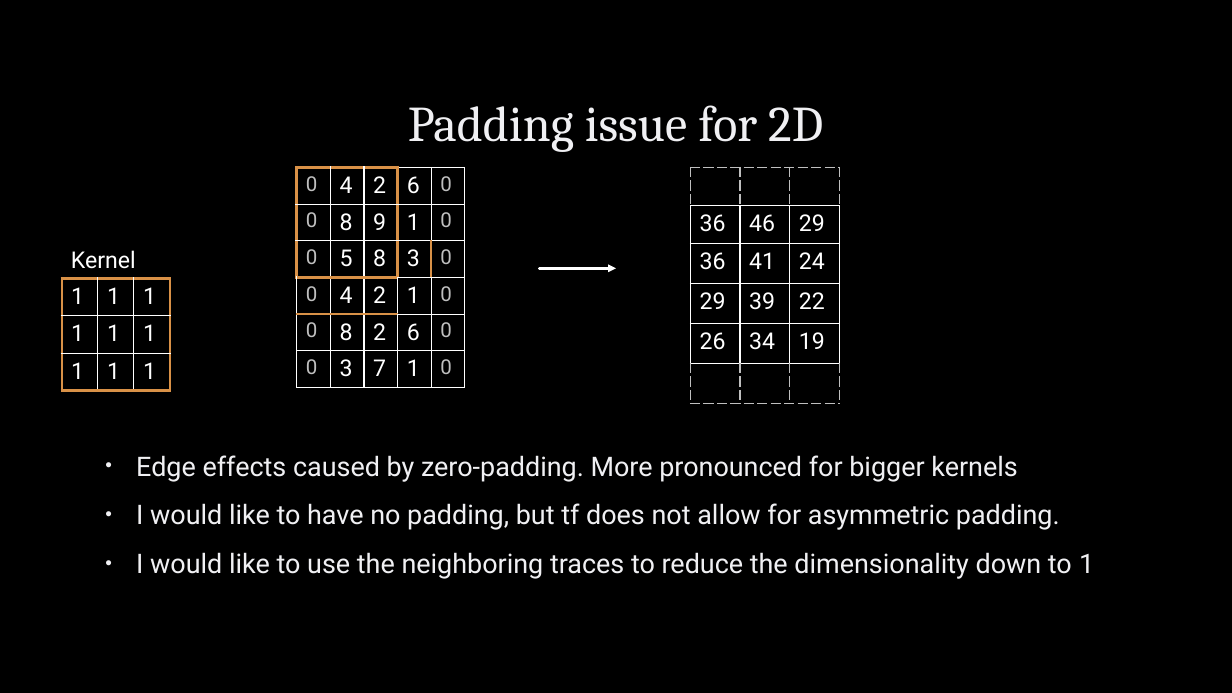
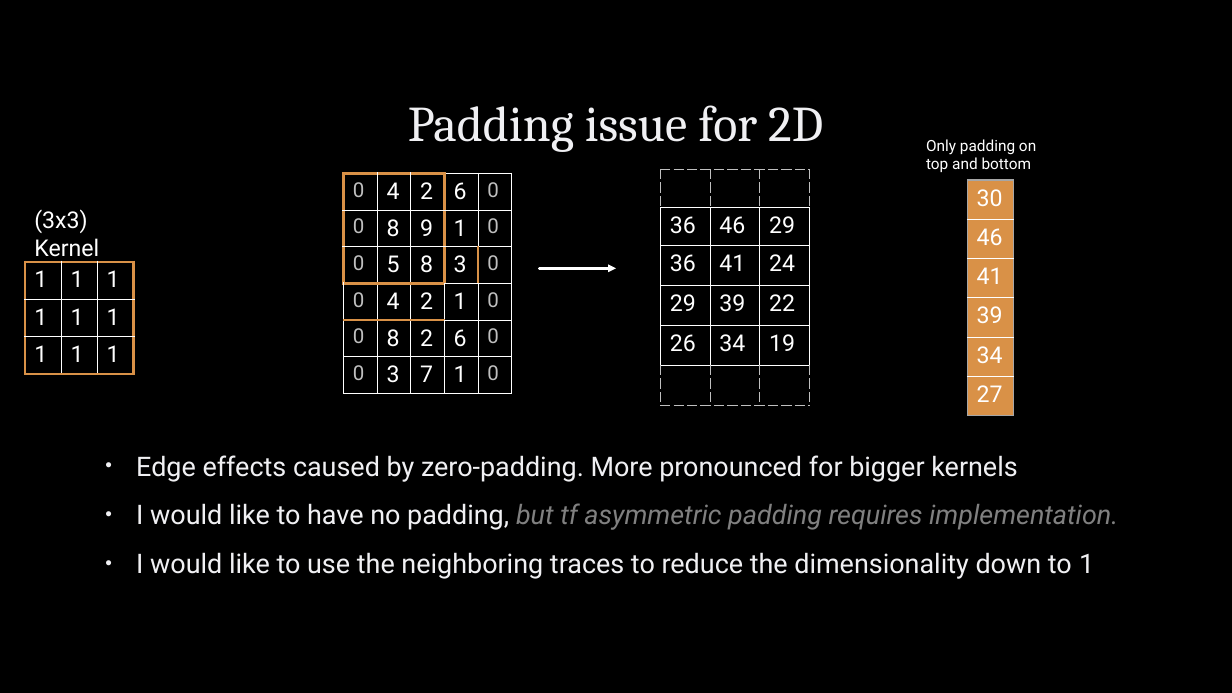
Before and after one commit to sjurmsc/MSC2023, a slide deck: slide 4 of Meeting Presentations/02.02.2023_General Meeting.pptx. Drawn at 1232x693 pixels with LibreOffice and Linux fonts; fonts in the diff are those of the drawing; background and template pictures are left out. Boxes give left, top, right and bottom in pixels: in the first picture for what was removed or moved away, otherwise in the second. Text is boxed around its words. In the diff, an @@ line names an element or a change of style, - is before the commit and + after.

```diff
--- a/Meeting Presentations/02.02.2023_General Meeting.pptx
+++ b/Meeting Presentations/02.02.2023_General Meeting.pptx
@@ text added at [926, 139, 1036, 172], 12 pt, text #FFFFFF @@
+Only padding on top and bottom
@@ table: place and size @@
-table at [297, 167, 463, 389]
+table at [344, 174, 510, 396]
@@ table: place and size @@
-table at [690, 167, 840, 403]
+table at [661, 170, 811, 406]
@@ text "(3x3)": place and size @@
-text "(3x3)" at [71, 250, 136, 269]
+text "(3x3)" at [34, 209, 99, 257]
@@ text at [34, 209, 87, 233]: paragraph added @@
+(3x3)
@@ table added at [968, 180, 1014, 416], 6 rows, 1 columns @@
+30
+46
+41
+39
+34
+27
@@ table: place and size @@
-table at [62, 278, 170, 390]
+table at [25, 262, 133, 373]
@@ text at [136, 503, 1118, 530]: text changed; text colour #F0F0F3 to #808080; italic on @@
-• I would like to have no padding, but tf does not allow for asymmetric padding.
+• I would like to have no padding, but tf asymmetric padding requires implementation.
```
Also in this commit, not shown: 3 other slides changed, 2 slides added.
